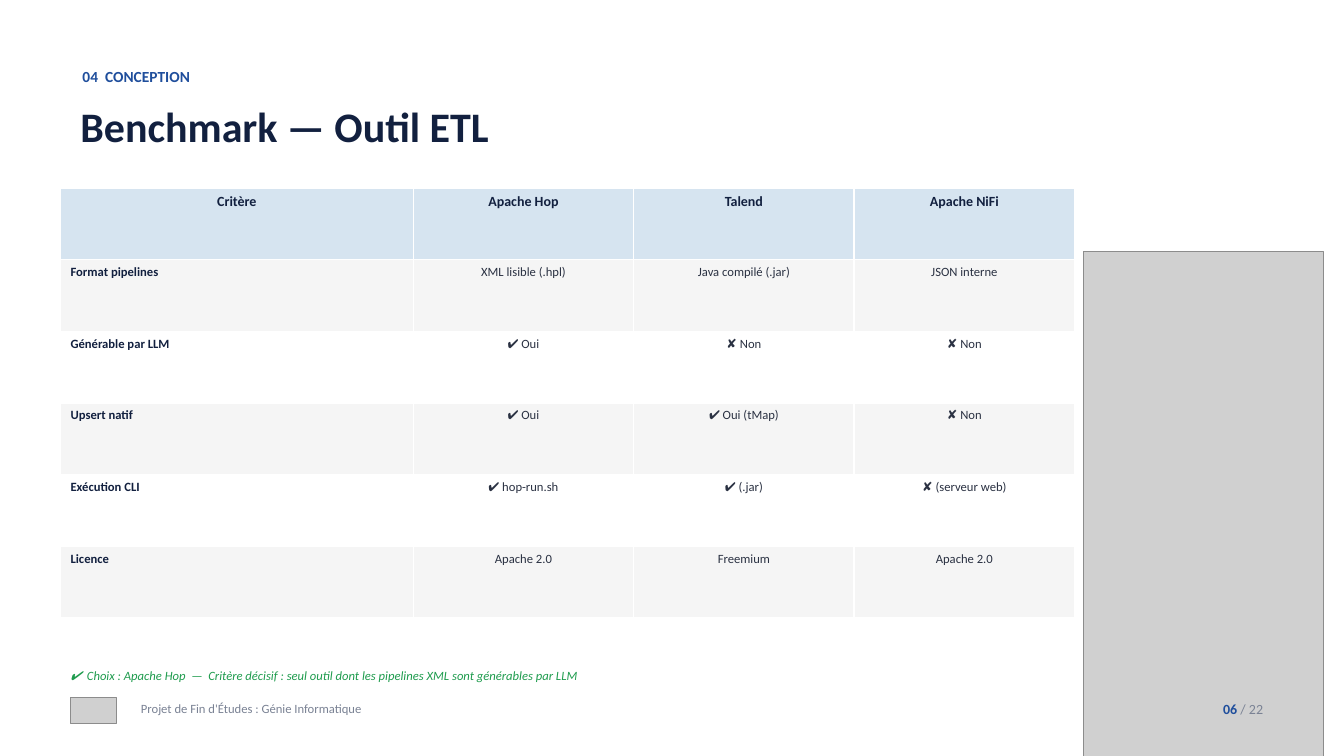
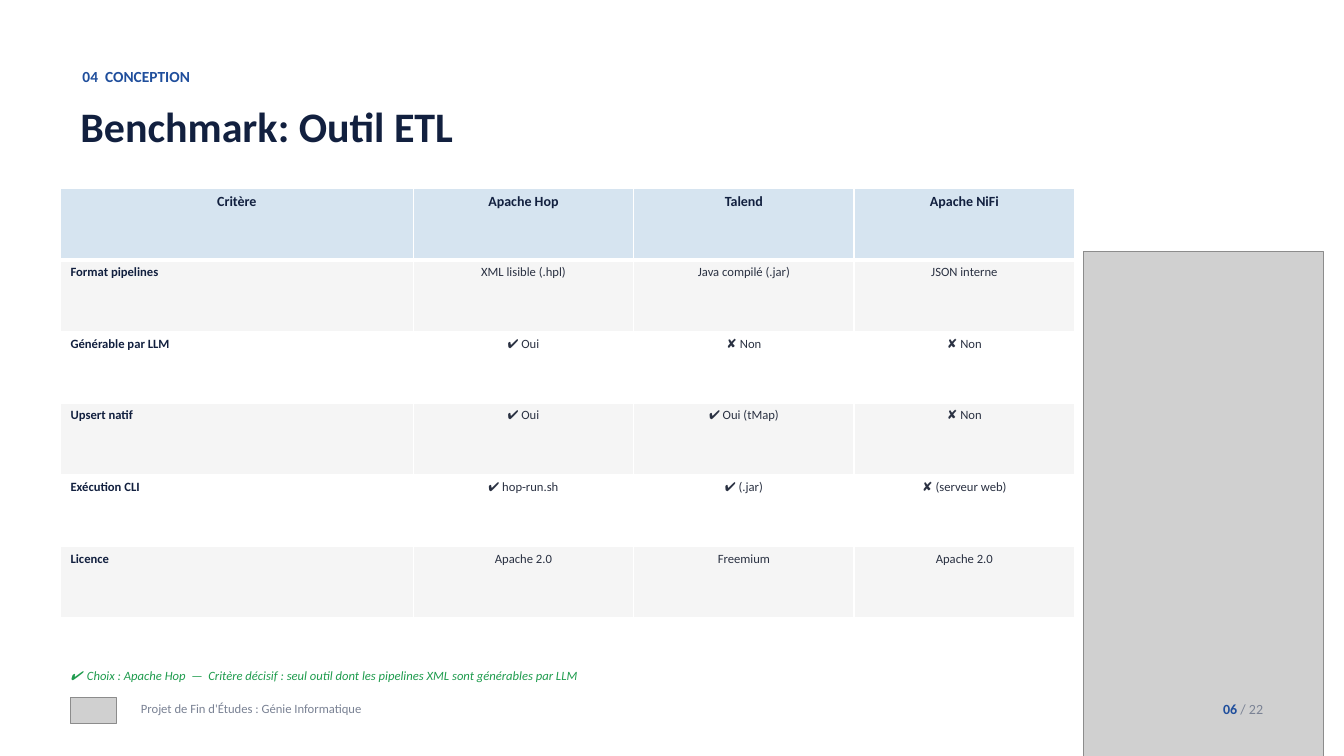
Before and after one commit to tahaghailan21-max/presentation-pfe, a slide deck: slide 6 of Presentation_PFE_TahaGHAILAN_v2.pptx. Drawn at 1344x756 pixels with LibreOffice and Linux fonts; fonts in the diff are those of the drawing; grey boxes stand for pictures. Boxes give left, top, right and bottom in pixels: in the first picture for what was removed or moved away, otherwise in the second. Text is boxed around its words. In the diff, an @@ line names an element or a change of style, - is before the commit and + after.

```diff
--- a/Presentation_PFE_TahaGHAILAN_v2.pptx
+++ b/Presentation_PFE_TahaGHAILAN_v2.pptx
@@ text at <box>80,112,453,143</box>: text changed @@
-Benchmark — Outil ETL
+Benchmark: Outil ETL
```
Also in this commit, not shown: 14 other slides changed.
